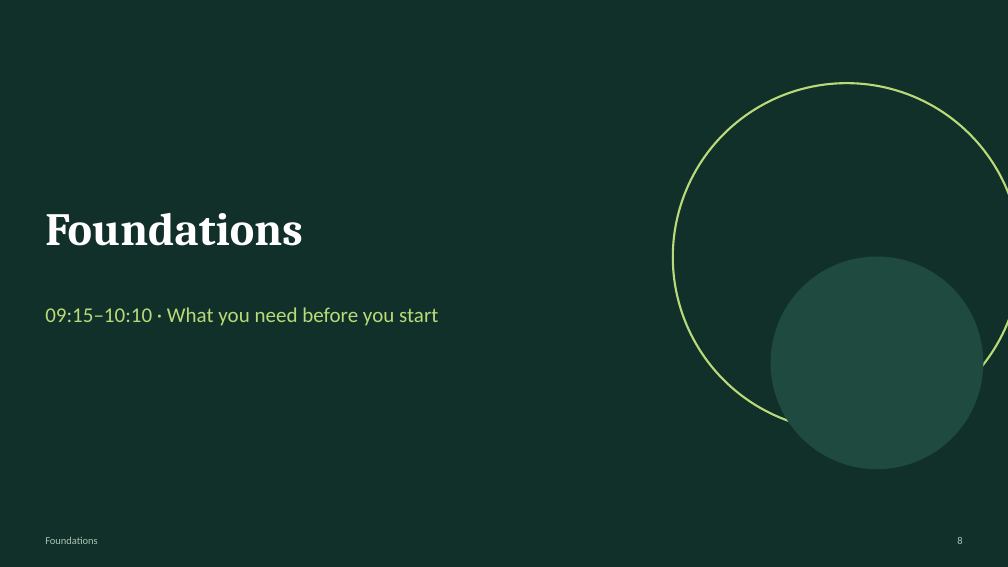
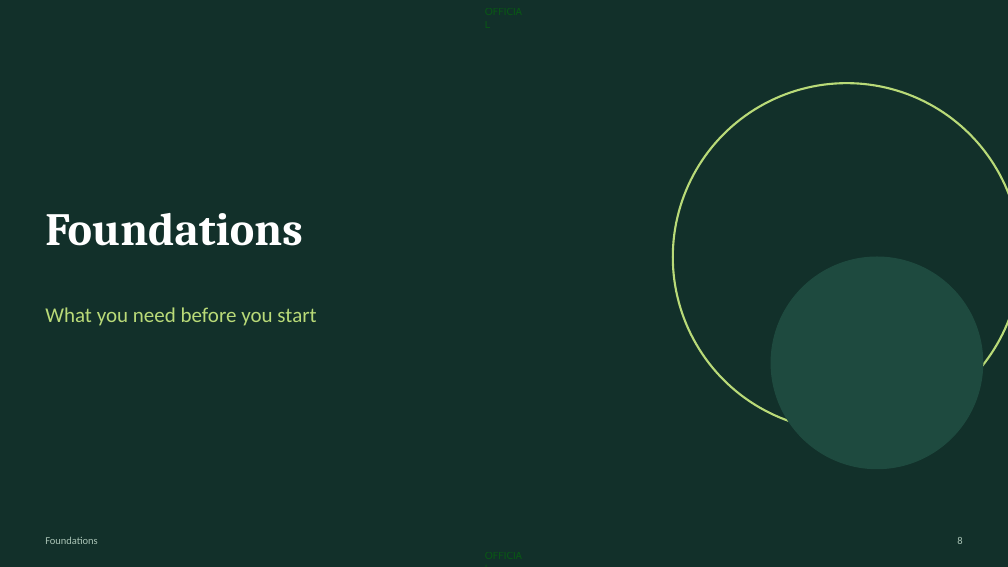
Before and after one commit to Moshe36/ai-developer-toolkit, a slide deck: slide 8 of workshop/agentic-workshop.pptx. Drawn at 1008x567 pixels with LibreOffice and Linux fonts; fonts in the diff are those of the drawing. Boxes give left, top, right and bottom in pixels: in the first picture for what was removed or moved away, otherwise in the second. Text is boxed around its words. In the diff, an @@ line names an element or a change of style, - is before the commit and + after.

```diff
--- a/workshop/agentic-workshop.pptx
+++ b/workshop/agentic-workshop.pptx
@@ text added at bbox=[485, 5, 526, 18], 10 pt, text #008000 at 50% opacity @@
+OFFICIAL
@@ text at bbox=[45, 307, 316, 326]: text changed @@
-09:15–10:10 · What you need before you start
+What you need before you start
@@ text added at bbox=[485, 549, 526, 562], 10 pt, text #008000 at 50% opacity @@
+OFFICIAL
```
Also in this commit, not shown: 73 other slides changed, 5 slides added, 1 slide removed, 28 other files.
